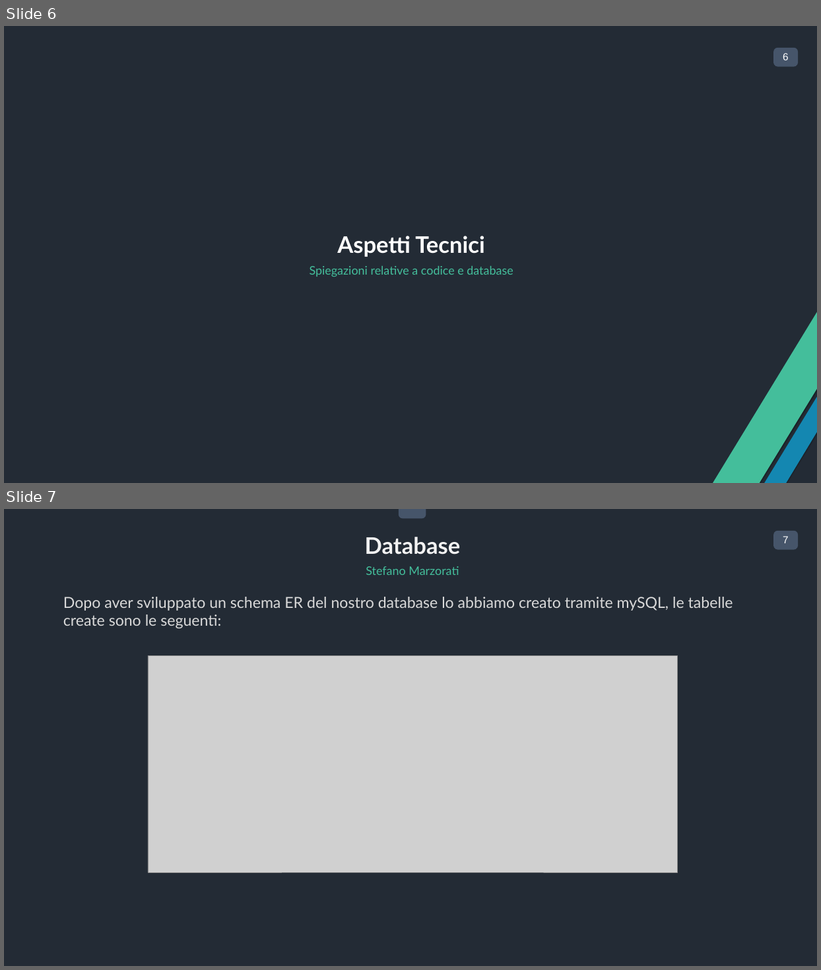
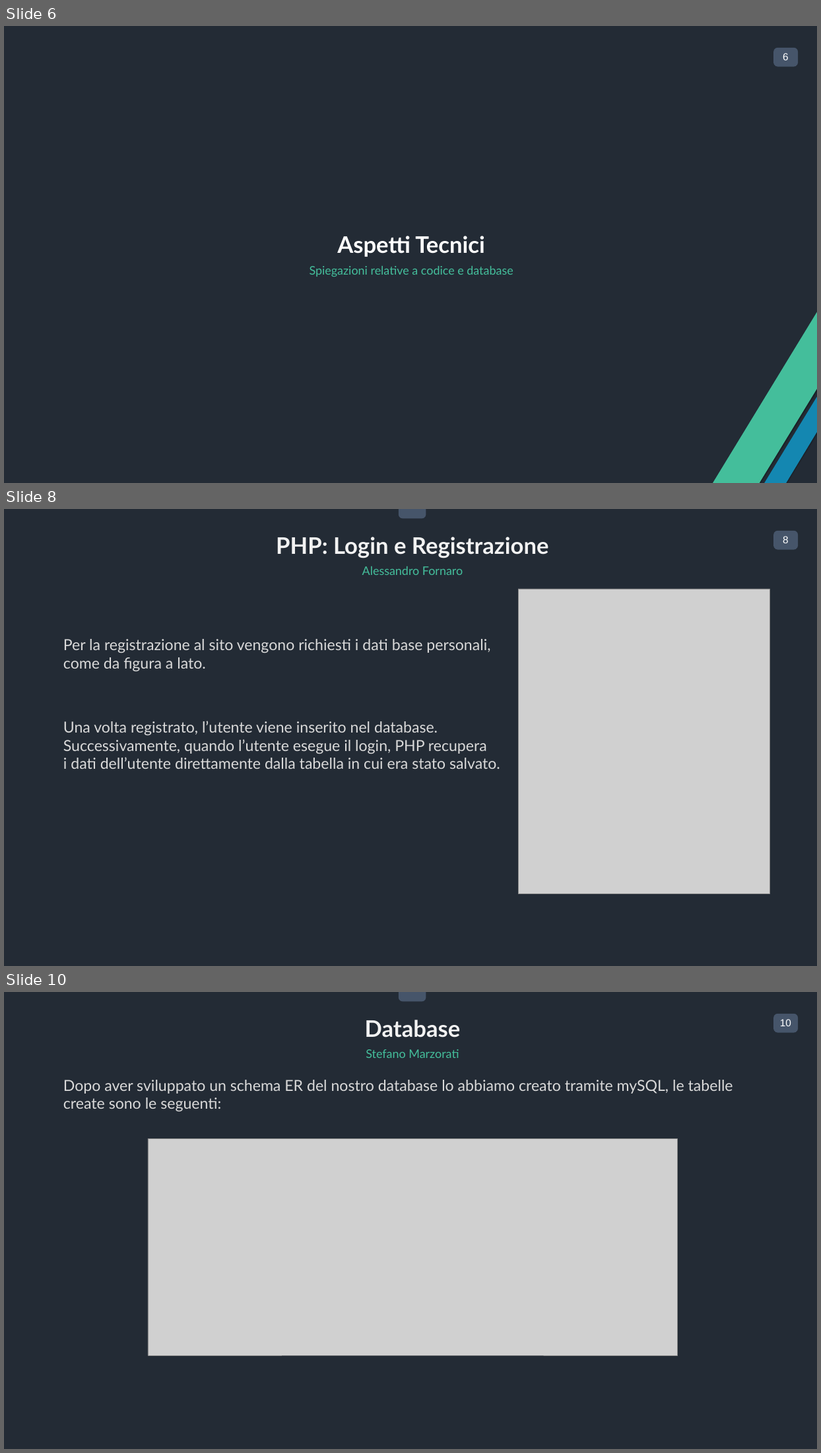
Before and after one commit to fornaroale/FastHome, a slide deck: Deliverable/Presentazione Ufficiale.pptx. Shown one above the other, each under a label of ours: slides 6 and 7 before the commit, slides 6, 8 and 10 after it; the slides between them are not shown. The pictures are 821x970 and 821x1453 pixels, drawn with LibreOffice and Linux fonts; fonts in the diff are those of the drawing; grey boxes stand for pictures. Boxes give left, top, right and bottom in pixels: in the first picture for what was removed or moved away, otherwise in the second. Text is boxed around its words. In the diff, an @@ line names an element or a change of style, - is before the commit and + after.

```diff
--- a/Deliverable/Presentazione Ufficiale.pptx
+++ b/Deliverable/Presentazione Ufficiale.pptx
@@ slide 8 added at (4,509,817,966), background #232A35; not listed: 3 template elements that a slide beside it also shows @@
@@ text added at (276,537,549,559), 54 pt, text #F2F2F2, bold @@
+PHP: Login e Registrazione
@@ text added at (362,566,463,575), 28 pt, text #44BE9B @@
+Alessandro Fornaro
@@ picture added at (518,589,770,894) @@
@@ text added at (63,639,500,769), 36 pt, text #D9D9D9 @@
+Per la registrazione al sito vengono richiesti i dati base personali,
+come da figura a lato.
+Una volta registrato, l’utente viene inserito nel database.
+Successivamente, quando l’utente esegue il login, PHP recupera
+i dati dell’utente direttamente dalla tabella in cui era stato salvato.
@@ what was slide 7 is now slide 10 @@
@@ page number at (780,1019,791,1026): text changed @@
-7
+10
```
Also in this commit, not shown: 1 slide changed, 2 other slides added.
